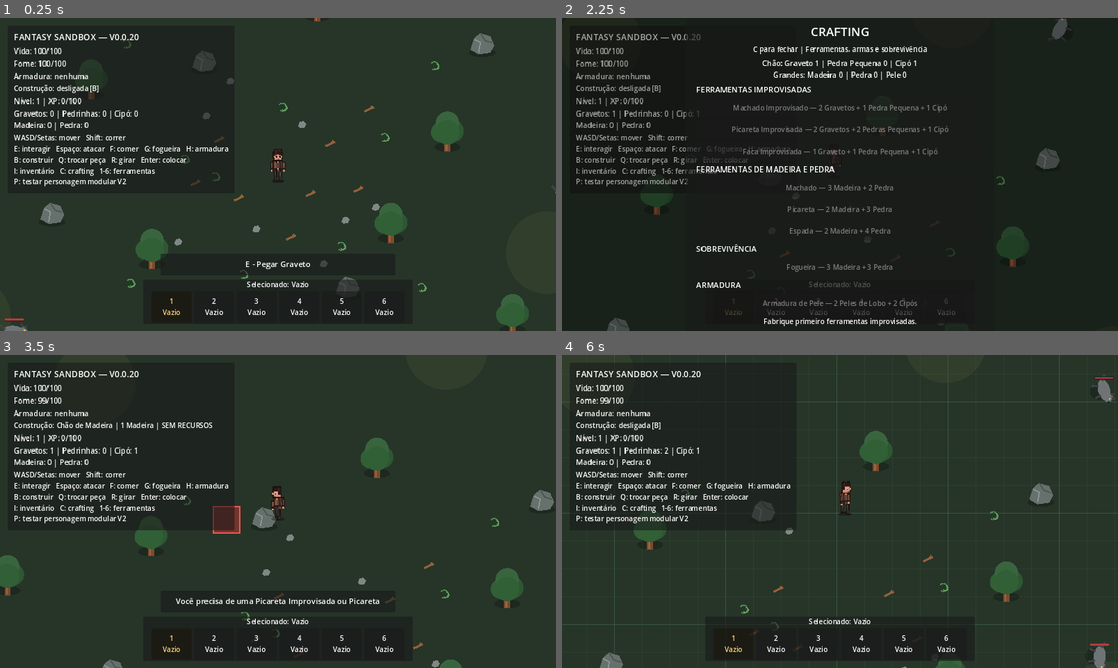
Above: before the commit, frames 1-4 (two rows, left to right).
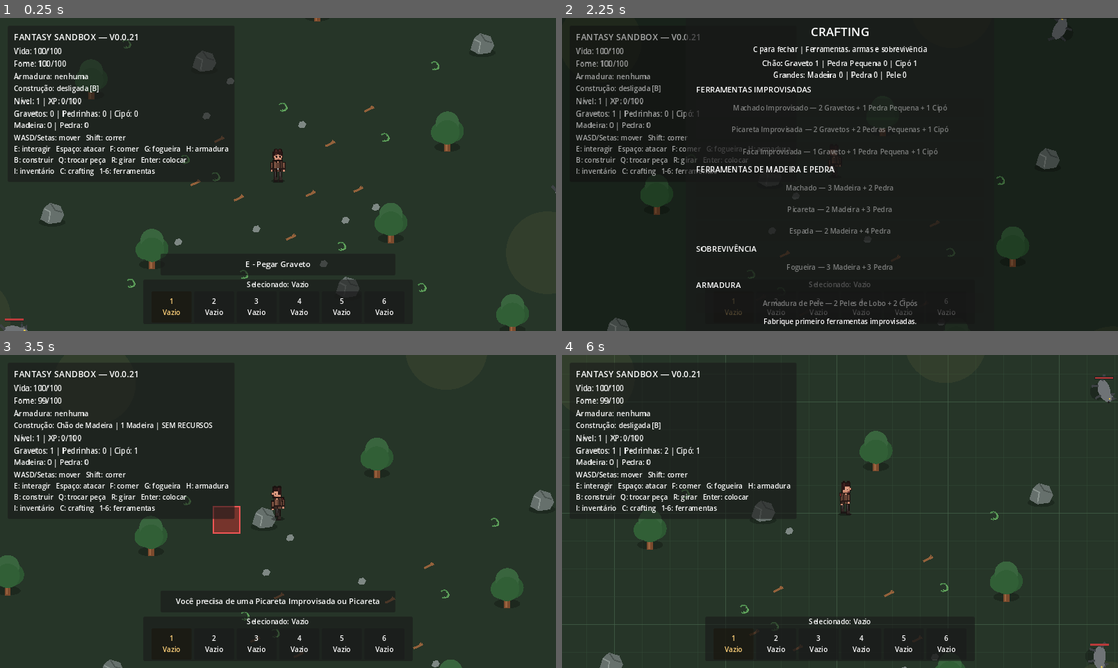
Above: after the commit, the same moments.

Repository: janduyankiingles-ops/Fantasy-Sandbox
Game: Godot game, scene res://scenes/main.tscn
The game is run twice, just before and just after one commit, with the same random seed, the same clock (stepped at 60 frames per second) and the same inputs.
Inputs:
- Up to frame 1 (0.25 s): no input
- Up to frame 2 (2.25 s): tap Enter at 0.5 s; hold E 0.53-1.28 s; hold W 0.53-2.03 s; tap Space at 0.77, 1.52 s; tap I at 1.35 s; tap E at 1.55 s; hold A from 2.03 s (still down); hold E from 2.03 s (still down); tap C at 2.1 s
- Up to frame 3 (3.5 s): keep holding A; release E at 2.78 s; tap B at 2.85 s; tap Space at 3.02 s; tap E at 3.05 s
- Up to frame 4 (6 s): release A at 3.53 s; hold S 3.53-4.28 s; hold E 3.53-4.28 s; tap Q at 3.6 s; tap Space at 3.77, 4.52 s; tap Escape at 4.15 s; hold D 4.28-5.03 s; tap R at 4.35 s; tap E at 4.55 s; hold W 5.03-5.78 s; hold E 5.03-5.78 s; tap Enter at 5.1 s; hold D from 5.78 s (still down); tap G at 5.85 s

The runs differ from the first frame. In frame 1, 0.2% of the frame differs, in the area x 2-36%, y 5-54%; in frame 2, 0.3%; in frame 3, 0.5%, in the area x 2-43%, y 5-56%; in frame 4, 0.4%.

Commit message:
v0.0.21: make modular player the official HUD version

Diff:
--- a/scenes/main.tscn
+++ b/scenes/main.tscn
@@ -52,7 +52,7 @@
 
 [node name="Title" type="Label" parent="HUD/Panel/Margin/VBox"]
 theme_override_font_sizes/font_size = 20
-text = "FANTASY SANDBOX — V0.0.20"
+text = "FANTASY SANDBOX — V0.0.21"
 
 [node name="PositionLabel" type="Label" parent="HUD/Panel/Margin/VBox"]
 visible = false
@@ -87,7 +87,7 @@
 text = "Gravetos: 0 | Pedrinhas: 0 | Cipó: 0\nMadeira: 0 | Pedra: 0"
 
 [node name="Controls" type="Label" parent="HUD/Panel/Margin/VBox"]
-text = "WASD/Setas: mover   Shift: correr\nE: interagir   Espaço: atacar   F: comer   G: fogueira   H: armadura\nB: construir   Q: trocar peça   R: girar   Enter: colocar\nI: inventário   C: crafting   1-6: ferramentas\nP: testar personagem modular V2"
+text = "WASD/Setas: mover   Shift: correr\nE: interagir   Espaço: atacar   F: comer   G: fogueira   H: armadura\nB: construir   Q: trocar peça   R: girar   Enter: colocar\nI: inventário   C: crafting   1-6: ferramentas"
 
 [node name="InteractionPanel" type="PanelContainer" parent="HUD"]
 visible = false
